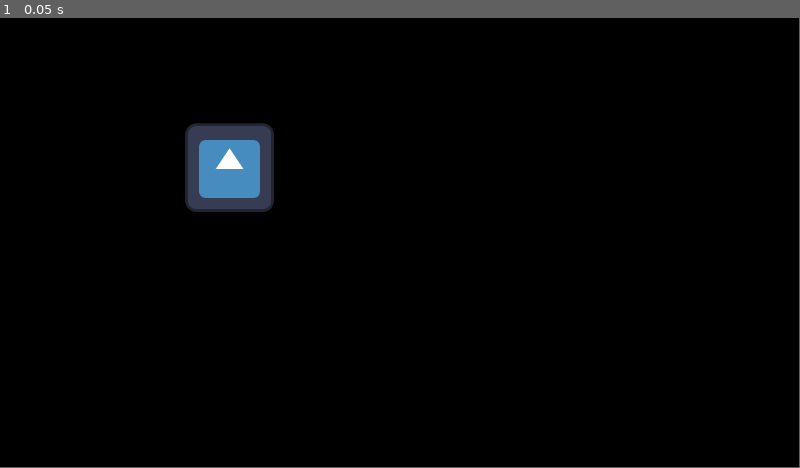
Above: before the commit, frame 1.
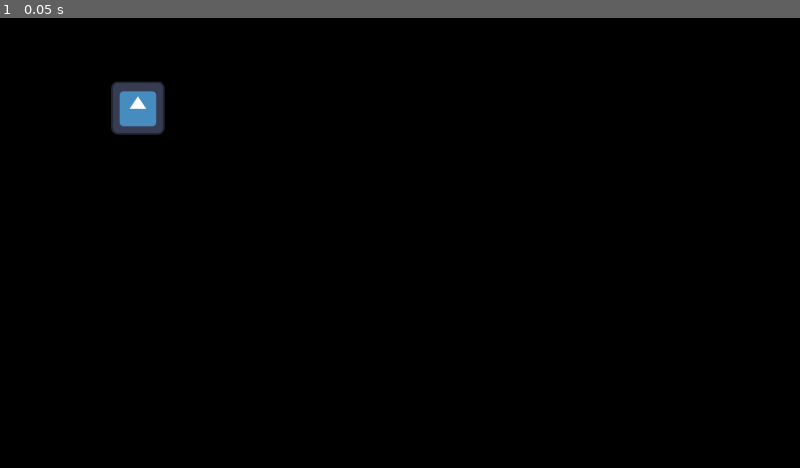
Above: after the commit, the same moment.

Repository: m0rd0rs/adhd-pet
Game: Godot game, scene res://node_2d.tscn
Two runs of this game, one before a commit and one after it. Both use one fixed random seed, a clock stepped at 60 frames per second and the inputs below. The engine's default icon, where the game draws it, is replaced by a stand-in: a white triangle on a blue panel in a dark square.
Inputs:
- Up to frame 1 (0.05 s): no input
In our replay, the window is 799x449 before the commit and 800x450 after it. These sizes can differ from the game's own. Grey fills any space a smaller window leaves; there, only what the larger window draws over its background counts as a difference.

The runs differ from the first frame. In frame 1, 3.0% of the frame differs, in the area x 13-35%, y 14-44%.

Commit message:
Change settings to default to fullscreen, add entries in README to reduce magic later.

Diff:
--- a/project.godot
+++ b/project.godot
@@ -17,10 +17,15 @@
 
 [display]
 
+window/size/viewport_width=1920
+window/size/viewport_height=1080
+window/size/mode=3
 window/size/borderless=true
 window/size/always_on_top=true
 window/size/transparent=true
 window/subwindows/embed_subwindows=false
+window/stretch/mode="viewport"
+window/stretch/aspect="expand"
 window/per_pixel_transparency/allowed=true
 
 [physics]
Not shown, changed: README.md
